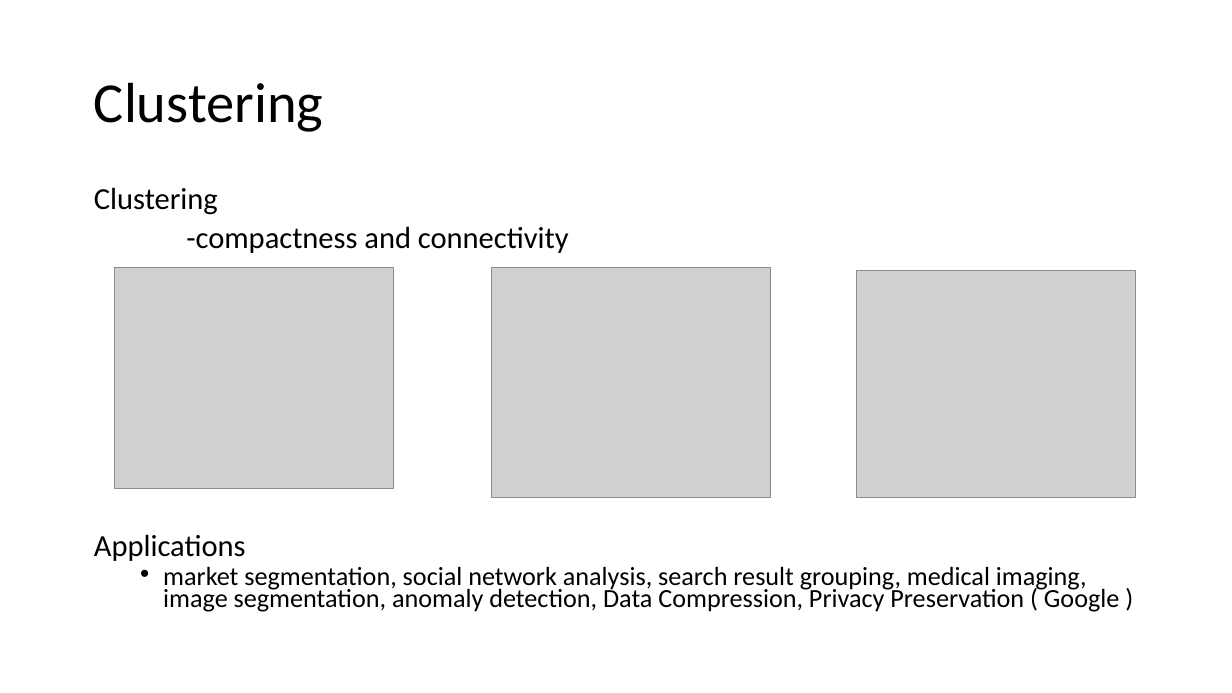
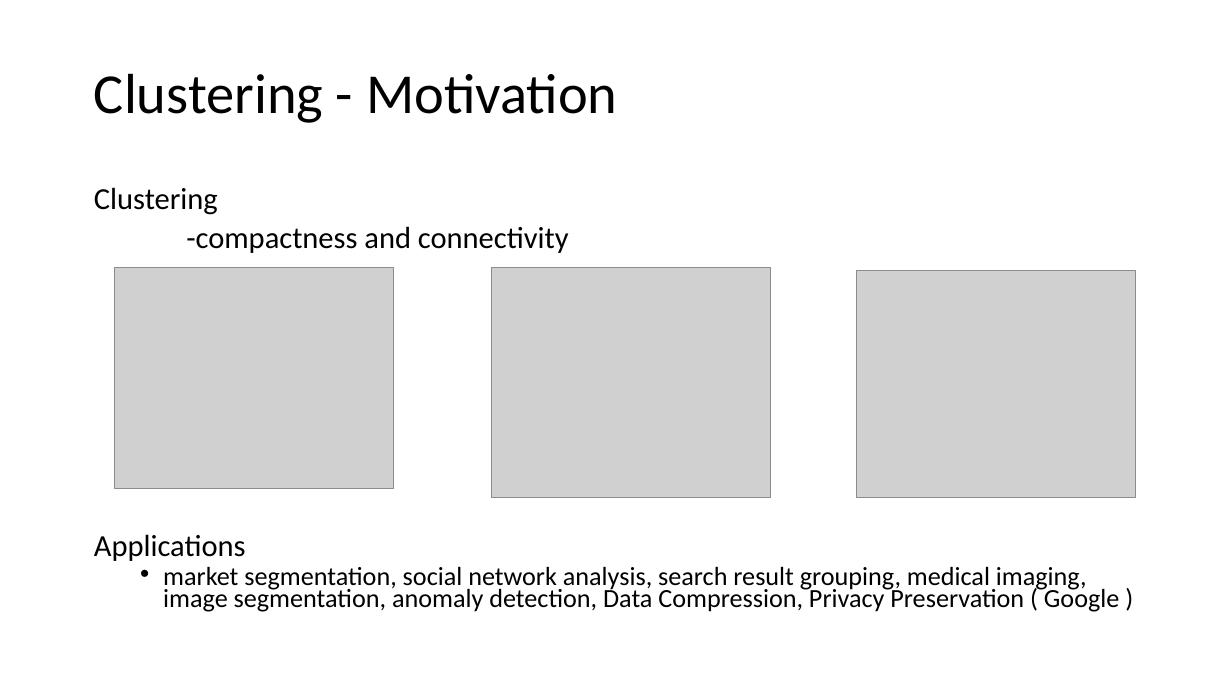
Before and after one commit to Kanchanfisky/SpectralClustering, a slide deck: slide 4 of Spectral Clustering.pptx (slide 3 before the commit). Drawn at 1232x693 pixels with LibreOffice and Linux fonts; fonts in the diff are those of the drawing; grey boxes stand for pictures. Boxes give left, top, right and bottom in pixels: in the first picture for what was removed or moved away, otherwise in the second. Text is boxed around its words. In the diff, an @@ line names an element or a change of style, - is before the commit and + after.

```diff
--- a/Spectral Clustering.pptx
+++ b/Spectral Clustering.pptx
@@ title at (94, 73, 618, 123): text changed @@
-Clustering
+Clustering - Motivation
```
Also in this commit, not shown: 10 other slides changed, 6 slides added, 16 slides removed, 1 other file.
